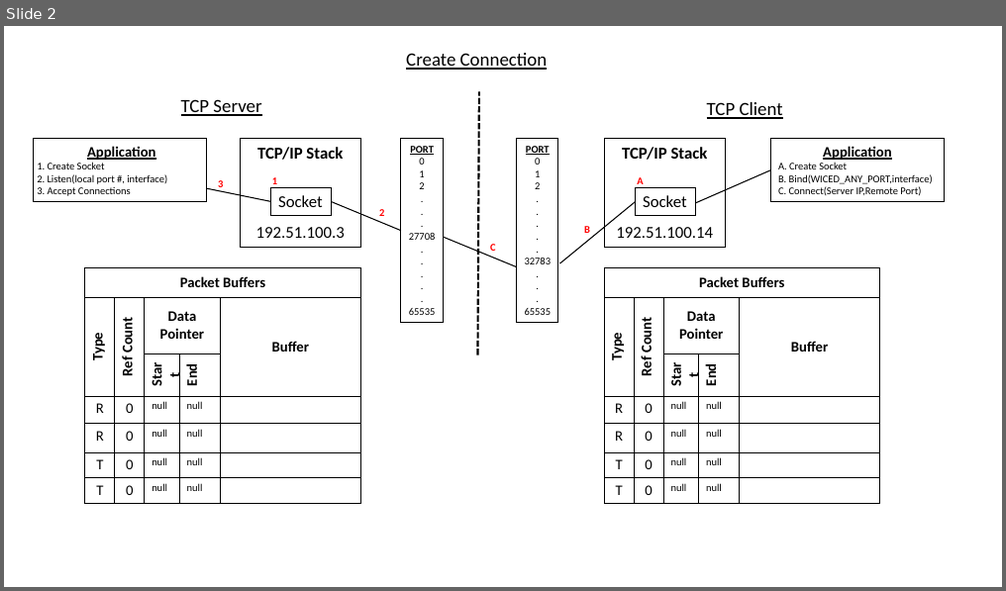
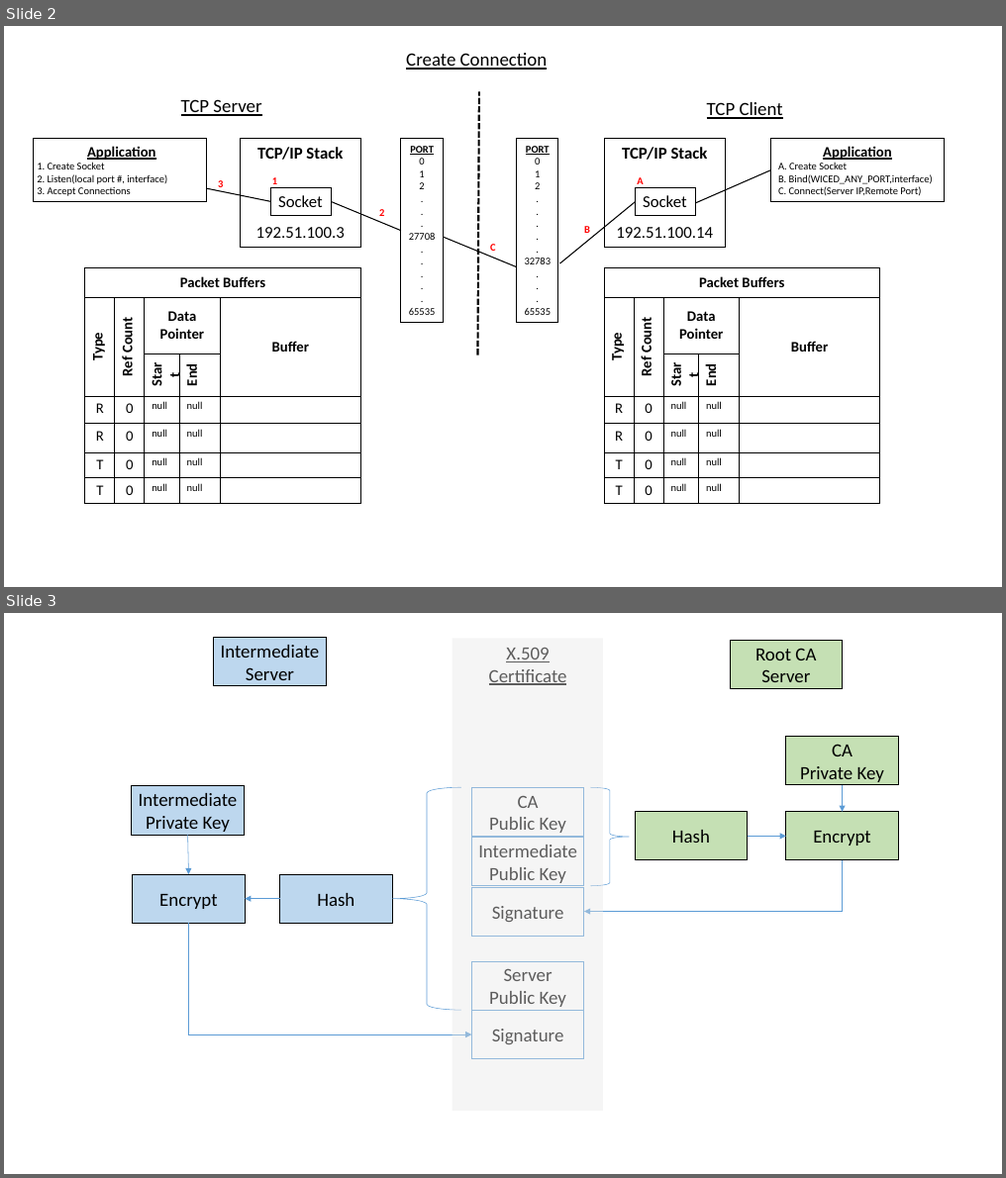
Before and after one commit to iotexpert/WW101, a slide deck: labmanual/misc/drawings.pptx. Shown one above the other, each under a label of ours: slide 2 before the commit, slides 2 and 3 after it. The pictures are 1006x591 and 1006x1178 pixels, drawn with LibreOffice and Linux fonts; fonts in the diff are those of the drawing. Boxes give left, top, right and bottom in pixels: in the first picture for what was removed or moved away, otherwise in the second. Text is boxed around its words. In the diff, an @@ line names an element or a change of style, - is before the commit and + after.

Commit message:
updated drawings

```diff
--- a/labmanual/misc/drawings.pptx
+++ b/labmanual/misc/drawings.pptx
@@ slide 3 added at (4,613,1002,1174), background #FFFFFF @@
@@ group added at (132,637,899,1111): 14 rectangles, 4 arrows, 2 elbow arrows, 1 right brace, 1 left brace, 1 text @@
+CA
+Public Key
+Intermediate
+Public Key
+CA
+Private Key
+Server
+Public Key
+Signature
+Hash
+Encrypt
+Signature
+Intermediate
+Private Key
+Hash
+Encrypt
+X.509
+Certificate
+Intermediate
+Server
+Root CA
+Server
```
